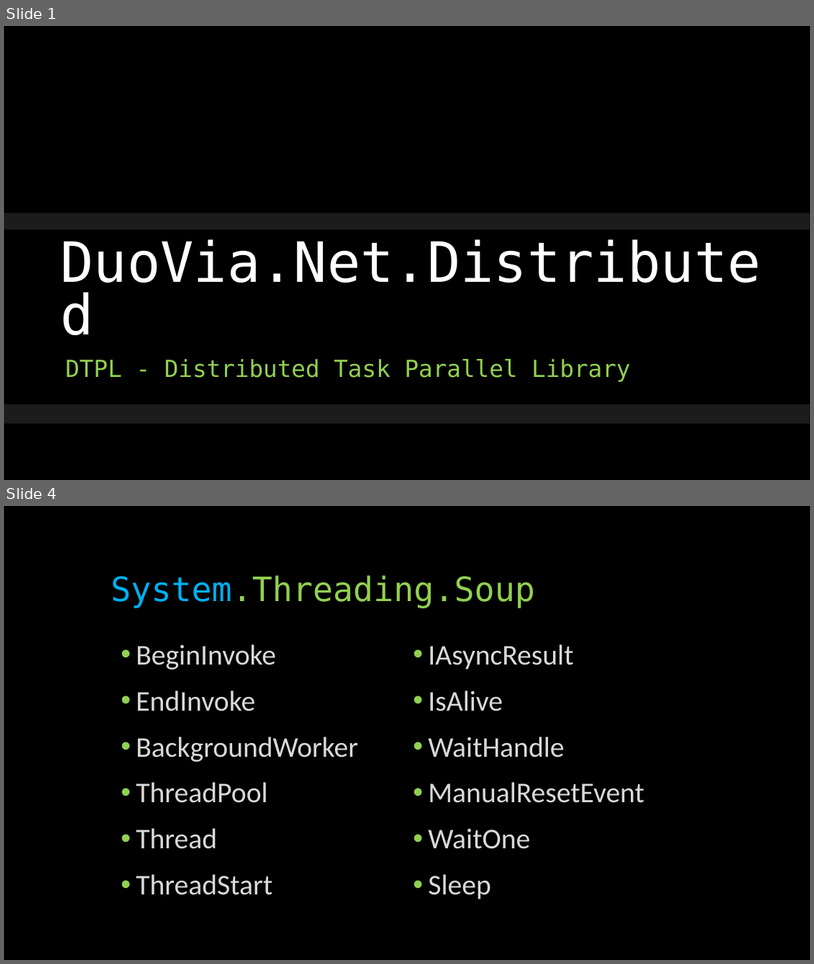
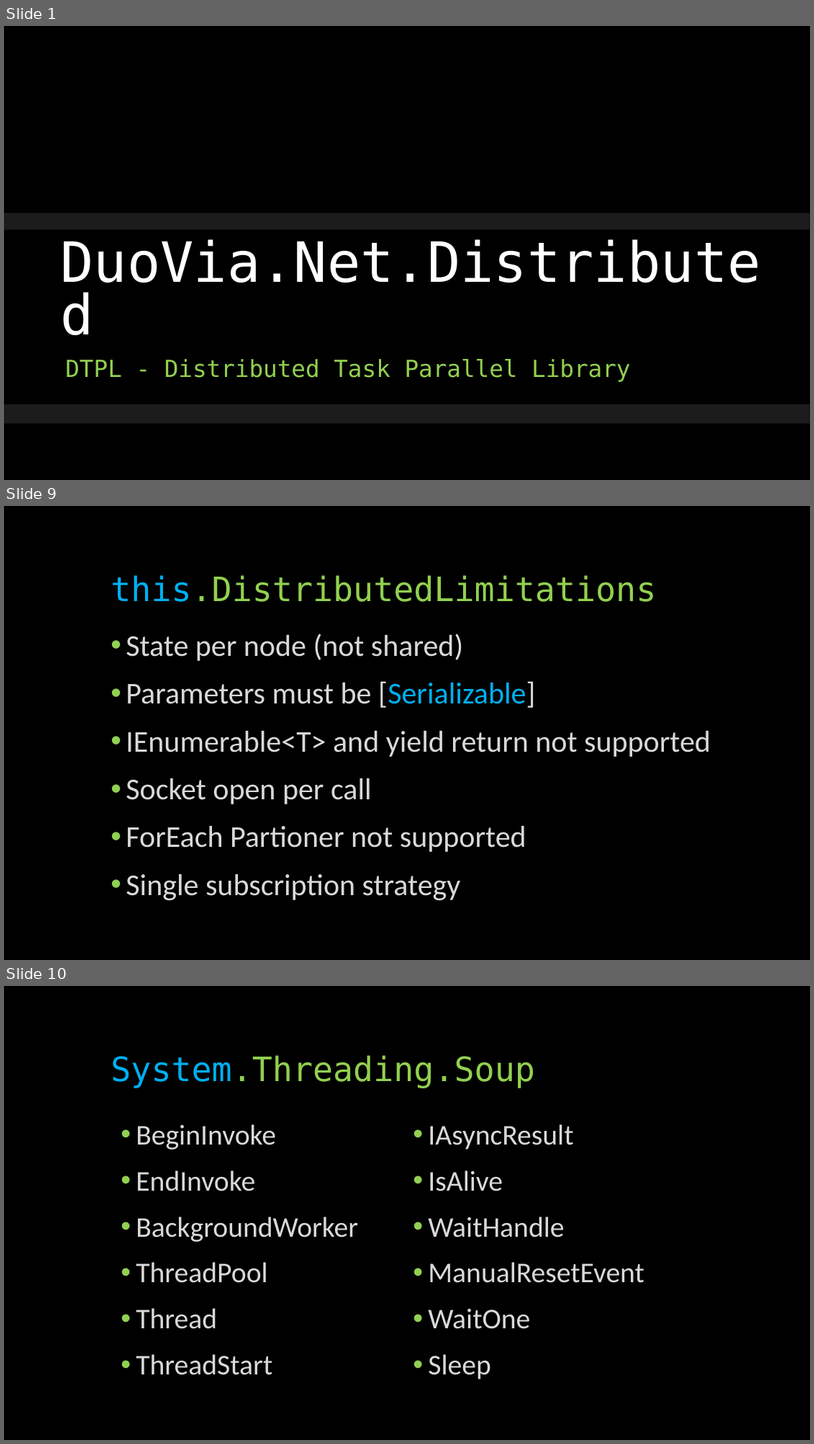
Before and after one commit to glennneiger/duovia-distributed, a slide deck: docs/distributed_demo.pptx. Shown one above the other, each under a label of ours: slides 1 and 4 before the commit, slides 1, 9 and 10 after it; the slides between them are not shown. The pictures are 814x964 and 814x1444 pixels, drawn with LibreOffice and Linux fonts; fonts in the diff are those of the drawing; background and template pictures are left out. Boxes give left, top, right and bottom in pixels: in the first picture for what was removed or moved away, otherwise in the second. Text is boxed around its words. In the diff, an @@ line names an element or a change of style, - is before the commit and + after.

```diff
--- a/docs/distributed_demo.pptx
+++ b/docs/distributed_demo.pptx
@@ slide 9 added at [4,506,810,960], background #000000 @@
@@ title added at [111,575,656,602], 40 pt, text #92D050 @@
+this.DistributedLimitations
@@ text added at [126,633,711,901], 36 pt, text #D9D9D9 @@
+• State per node (not shared)
+• Parameters must be [Serializable]
+• IEnumerable<T> and yield return not supported
+• Socket open per call
+• ForEach Partioner not supported
+• Single subscription strategy
@@ what was slide 4 is now slide 10 @@
```
Also in this commit, not shown: 2 slides changed, 5 other slides added.
